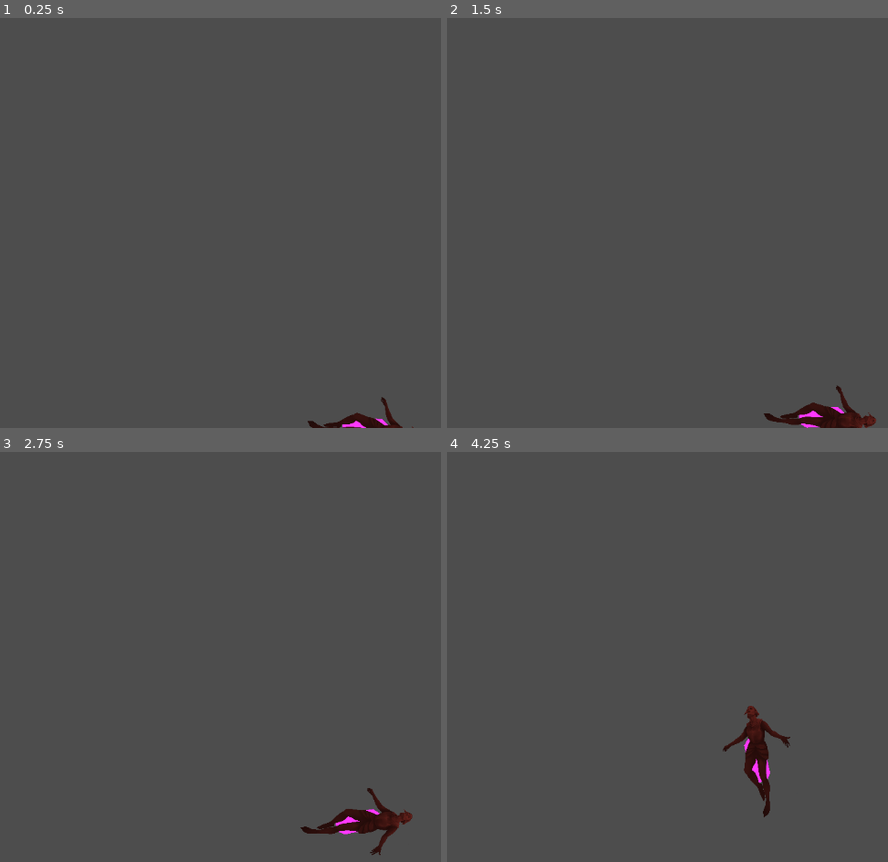
Above: before the commit, frames 1-4 (two rows, left to right).
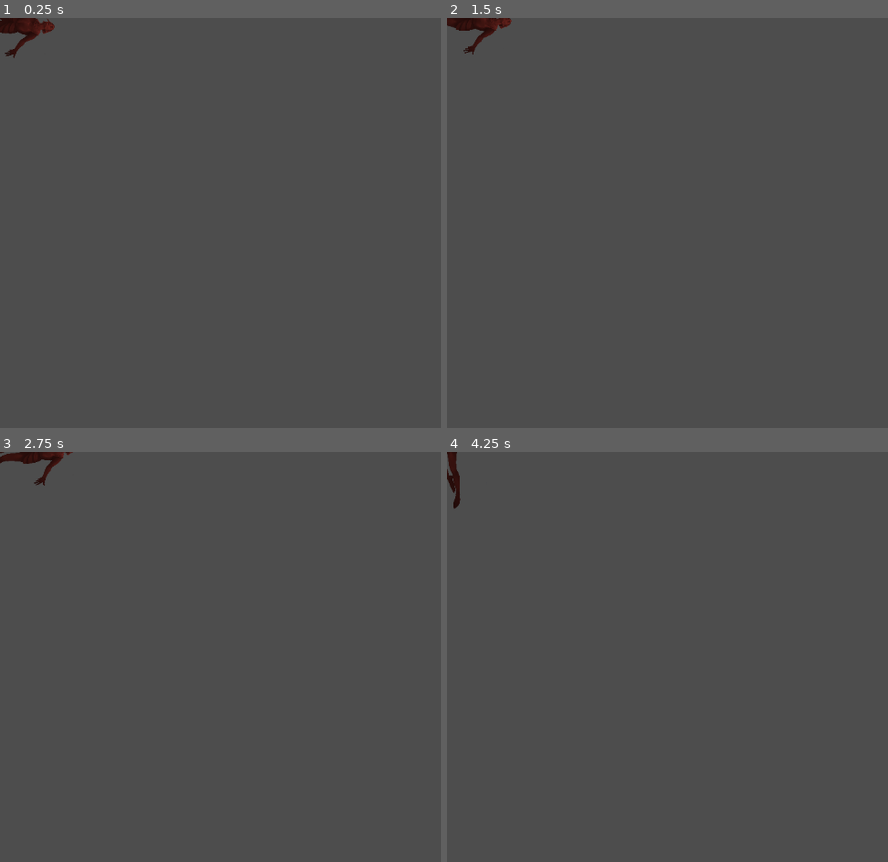
Above: after the commit, the same moments.

Repository: CKolean/Aerobullosis
Game: Godot game, scene res://scenes/game/player.tscn
The game is run twice, just before and just after one commit, with the same random seed, the same clock (stepped at 60 frames per second) and the same inputs. This scene is started directly instead of the project's main scene.
Inputs:
- Up to frame 1 (0.25 s): no input
- Up to frame 2 (1.5 s): tap Enter at 0.5 s; hold Right (move_right) 0.53-1.28 s; hold Left (move_left) from 1.28 s (still down)
- Up to frame 3 (2.75 s): release Left (move_left) at 2.03 s; hold Right (move_right) from 2.03 s (still down)
- Up to frame 4 (4.25 s): release Right (move_right) at 2.78 s; hold Up (move_up) 2.78-3.53 s; hold Left (move_left) from 3.53 s (still down)

The runs differ from the first frame. In frame 1, 1.0% of the frame differs, in the area x 0-94%, y 0-100%; in frame 2, 1.5%; in frame 3, 1.5%, in the area x 0-94%, y 0-99%; in frame 4, 1.4%.

Commit message:
cleaned a scene, commented out player spawning

Diff:
--- a/game/aerobullosis/scenes/game/player.gd
+++ b/game/aerobullosis/scenes/game/player.gd
@@ -14,12 +14,11 @@
 var sea_gravity = 15
 @export var absolute_player_depth_px: float = 0.0
 
-
 # Called when the node enters the scene tree for the first time.
 func _ready():
 	screen_size = get_viewport_rect().size
-	start_position = Vector2(screen_size[0]/2,screen_size[1])
-	position = start_position
+	#start_position = Vector2(screen_size[0]/2,(screen_size[1]-100))
+	#position = start_position
 	global_rotation_degrees = start_rotation
 
 # Called every frame. 'delta' is the elapsed time since the previous frame.
--- a/game/aerobullosis/scenes/game/player.tscn
+++ b/game/aerobullosis/scenes/game/player.tscn
@@ -1,7 +1,6 @@
-[gd_scene load_steps=5 format=3 uid="uid://uhh2btocmma6"]
+[gd_scene load_steps=4 format=3 uid="uid://uhh2btocmma6"]
 
 [ext_resource type="Script" path="res://scenes/game/player.gd" id="1_xcsdf"]
-[ext_resource type="Script" path="res://scenes/game/polygon_2d.gd" id="2_c5yua"]
 [ext_resource type="Texture2D" uid="uid://dn35mdgch461c" path="res://assets/character/character_base_pose.png" id="3_14skf"]
 
 [sub_resource type="CapsuleShape2D" id="CapsuleShape2D_cplah"]
@@ -16,11 +15,6 @@
 [node name="PlayerCollisionShape2D" type="CollisionShape2D" parent="."]
 shape = SubResource("CapsuleShape2D_cplah")
 
-[node name="PlayerPolygon2D" type="Polygon2D" parent="."]
-color = Color(1, 0.223529, 1, 1)
-polygon = PackedVector2Array(6, -37, -6, -37, -15, -27, -16, 25, -9, 35, 9, 35, 16, 24, 16, -25)
-script = ExtResource("2_c5yua")
-
 [node name="Sprite2D" type="Sprite2D" parent="."]
 scale = Vector2(0.07, 0.07)
 texture = ExtResource("3_14skf")
